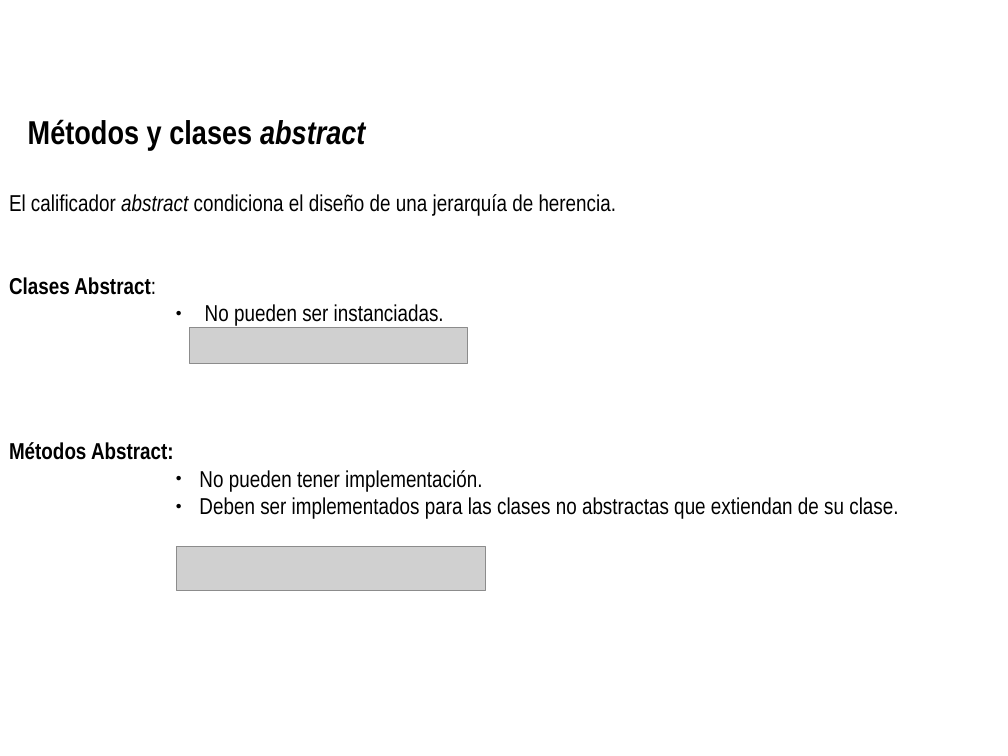
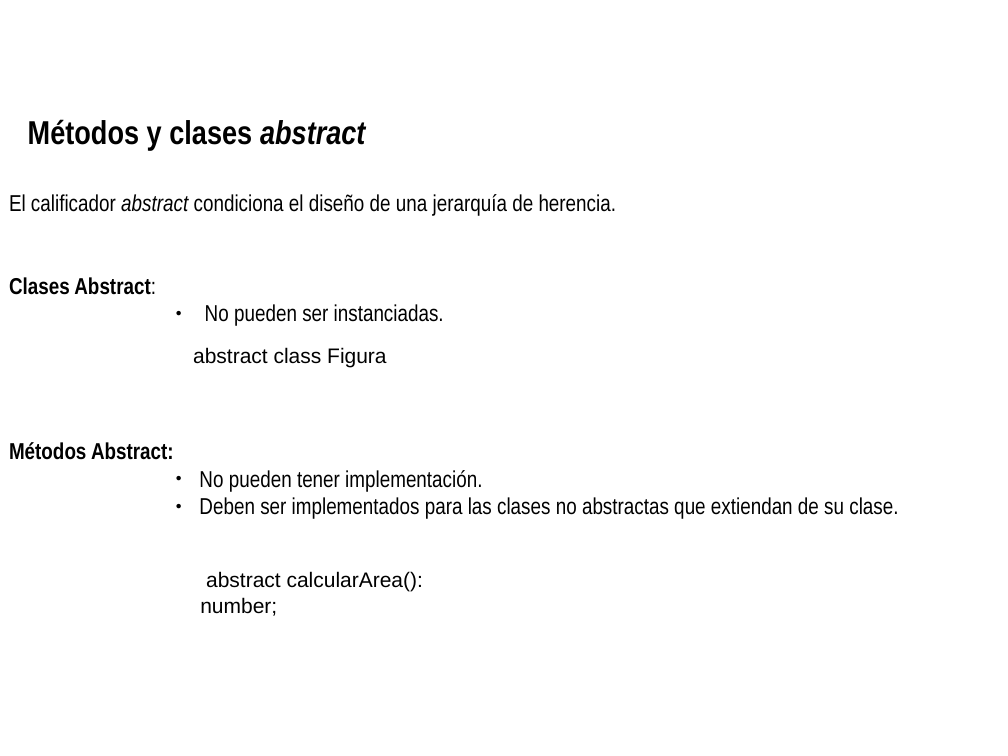
Before and after one commit to totis023/paradigmaUAP2025, a slide deck: slide 11 of objetos/poo_2.odp (slide 10 before the commit). Drawn at 1008x756 pixels with LibreOffice and Linux fonts; fonts in the diff are those of the drawing; grey boxes stand for pictures; background and template pictures are left out. Boxes give left, top, right and bottom in pixels: in the first picture for what was removed or moved away, otherwise in the second. Text is boxed around its words. In the diff, an @@ line names an element or a change of style, - is before the commit and + after.

```diff
--- a/objetos/poo_2.odp
+++ b/objetos/poo_2.odp
@@ picture removed at bbox=[190, 328, 468, 364] @@
@@ text added at bbox=[193, 347, 386, 367], 15 pt, text #000000 @@
+abstract class Figura
@@ picture removed at bbox=[176, 546, 486, 590] @@
@@ text added at bbox=[200, 571, 423, 616], 15 pt, text #000000 @@
+abstract calcularArea(): number;
```
Also in this commit, not shown: 2 other slides changed, 2 slides added, 4 slides removed, 4 other files.
